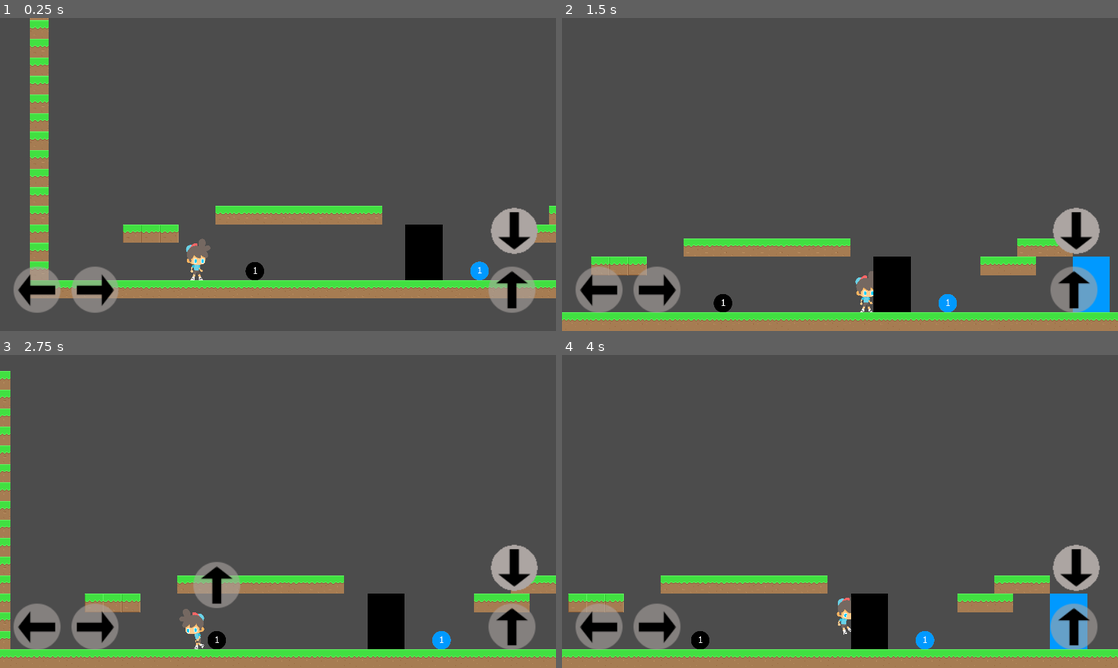
Above: before the commit, frames 1-4 (two rows, left to right).
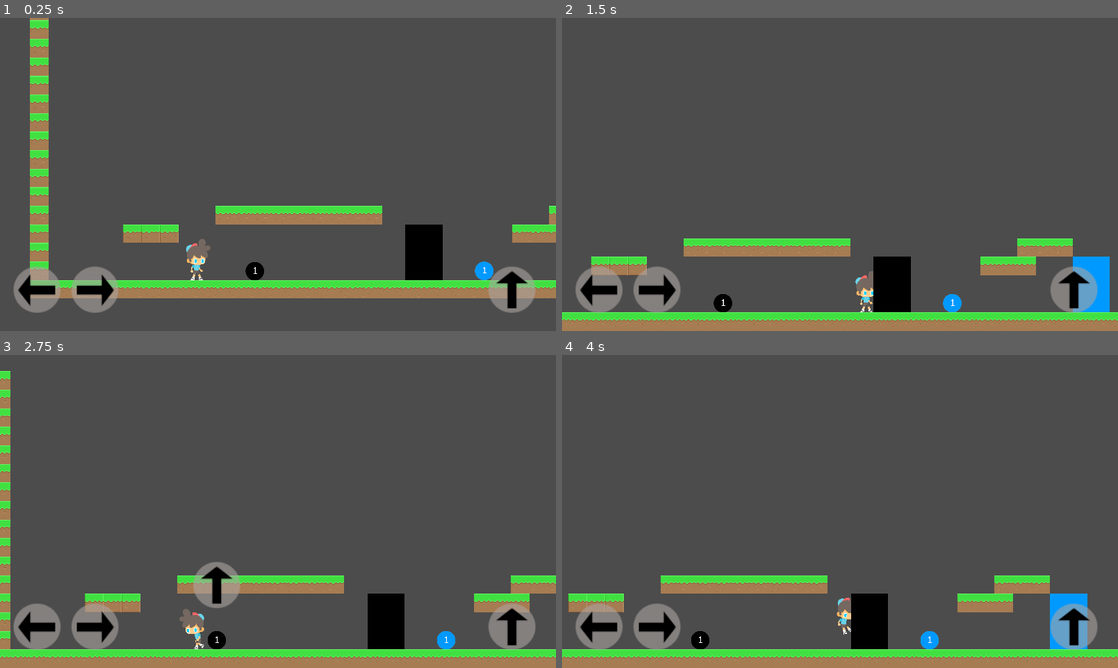
Above: after the commit, the same moments.

Repository: SzilardKosa/BankToTheFuture
Game: Godot game, scene res://src/Levels/TestLevelSzilard.tscn
Same seed, same stepped clock (60 frames per second), same inputs: the game is played once before the commit and once after it.
Inputs:
- Up to frame 1 (0.25 s): no input
- Up to frame 2 (1.5 s): hold Right (move_right) from 0.53 s (still down); tap K (drop) at 0.6, 1.35 s; tap Up (jump) at 0.77 s
- Up to frame 3 (2.75 s): tap Up (jump) at 1.52 s; release Right (move_right) at 2.03 s; hold Left (move_left) from 2.03 s (still down); tap K (drop) at 2.1 s
- Up to frame 4 (4 s): release Left (move_left) at 2.78 s; hold Right (move_right) from 2.78 s (still down); tap K (drop) at 2.85, 3.6 s; tap Up (jump) at 3.02, 3.77 s

The runs differ from the first frame. In frame 1, 1.1% of the frame differs, in the area x 84-97%, y 60-84%; in frame 2, 1.1%; in frame 3, 1.1%; in frame 4, 1.1%.

Commit message:
trash buttons improved

Diff:
--- a/src/Actors/Player.gd
+++ b/src/Actors/Player.gd
@@ -4,8 +4,6 @@
 onready var trash_position = $TrashPosition
 
 export var playing = true
-
-var can_pick = true
 
 func _physics_process(delta: float) -> void:
 	var is_jump_interrupted: = Input.is_action_just_released("jump") and _velocity.y < 0.0
@@ -42,7 +40,7 @@
 	if direction.x != 0:
 		animated_sprite.flip_h = direction.x < 0
 		animated_sprite.position.x = -51 if direction.x < 0 else 51
-		trash_position.position.x = -86 if direction.x < 0 else 86
+		trash_position.position.x = -88 if direction.x < 0 else 88
 
 	if is_on_floor():
 		animated_sprite.animation = "run" if abs(_velocity.x) > 0.1 else "idle"
--- a/src/Actors/Player.tscn
+++ b/src/Actors/Player.tscn
@@ -85,8 +85,8 @@
 scale = Vector2( 0.3, 0.3 )
 frames = SubResource( 2 )
 animation = "idle"
-frame = 9
+frame = 1
 playing = true
 
 [node name="TrashPosition" type="Position2D" parent="."]
-position = Vector2( 86, -64 )
+position = Vector2( 88, -64 )
--- a/src/Levels/TestLevelSzilard.gd
+++ b/src/Levels/TestLevelSzilard.gd
@@ -1,16 +1,33 @@
 extends Node2D
 
+onready var trash_drop_button = get_node("TrashInterfaceLayer/Control/Drop/DropButton")
+
 var trash_count = 0
+var current_trash: Trash
 
 func _ready():
 	for child in get_children():
 		if child is Trash:
 			trash_count += 1
+			child.connect("picked_up", self, "_on_picked_up")
+			child.connect("dropped", self, "_on_dropped")
 		if child is TrashCan:
 			child.connect("right_trash", self, "_on_right_trash")
 			child.connect("wrong_trash", self, "_on_wrong_trash")
 	print("Total number of trash: ",trash_count)
+	trash_drop_button.hide()
 
+func _on_picked_up(trash: Trash):
+	print("Picked up: " + trash.trash_name)
+	if current_trash != null:
+		current_trash.drop_trash()
+	current_trash = trash
+	trash_drop_button.show()
+
+func _on_dropped():
+	print("Dropped")
+	current_trash = null
+	trash_drop_button.hide()
 
 func _on_right_trash():
 	print("right trash")
--- a/src/Levels/TestLevelSzilard.tscn
+++ b/src/Levels/TestLevelSzilard.tscn
@@ -118,7 +118,7 @@
 position = Vector2( 776, 984 )
 
 [node name="PaperTrash1" parent="." instance=ExtResource( 15 )]
-position = Vector2( 1552, 1000 )
+position = Vector2( 1568, 1008 )
 
 [node name="PaperTrashCan" parent="." instance=ExtResource( 6 )]
 position = Vector2( 2048, 1024 )
--- a/src/Objects/trash/Trash.gd
+++ b/src/Objects/trash/Trash.gd
@@ -3,11 +3,14 @@
 
 enum TRASH_TYPE {mixed, plastic, paper}
 export(TRASH_TYPE) var type = TRASH_TYPE.mixed
+export(String) var trash_name = "szemét"
 
 onready var picked_up_position = get_node("../Player/TrashPosition")
-onready var player = get_node("../Player")
 onready var collision_shape = get_node("CollisionShape2D")
 onready var interaction_area = get_node("InteractionArea")
+
+signal picked_up(trash)
+signal dropped
 
 var picked_up = false
 
@@ -17,17 +20,21 @@
 		sleeping = true
 
 func _on_PickUpButton_pressed():
-	if not picked_up and player.can_pick:
-		player.can_pick = false
-		picked_up = true
-		sleeping = true
-		collision_shape.disabled = true
-		interaction_area.visible = false
+	if not picked_up:
+		pick_up_trash()
+
+func pick_up_trash():
+	picked_up = true
+	collision_shape.disabled = true
+	interaction_area.visible = false
+	emit_signal("picked_up", self)
 
 func _input(event):
 	if Input.is_action_just_pressed("drop") and picked_up:
-		player.can_pick = true
-		picked_up = false
-		sleeping = false
-		collision_shape.disabled = false
-		interaction_area.visible = true
+		drop_trash()
+
+func drop_trash():
+	picked_up = false
+	collision_shape.disabled = false
+	interaction_area.visible = true
+	emit_signal("dropped")
